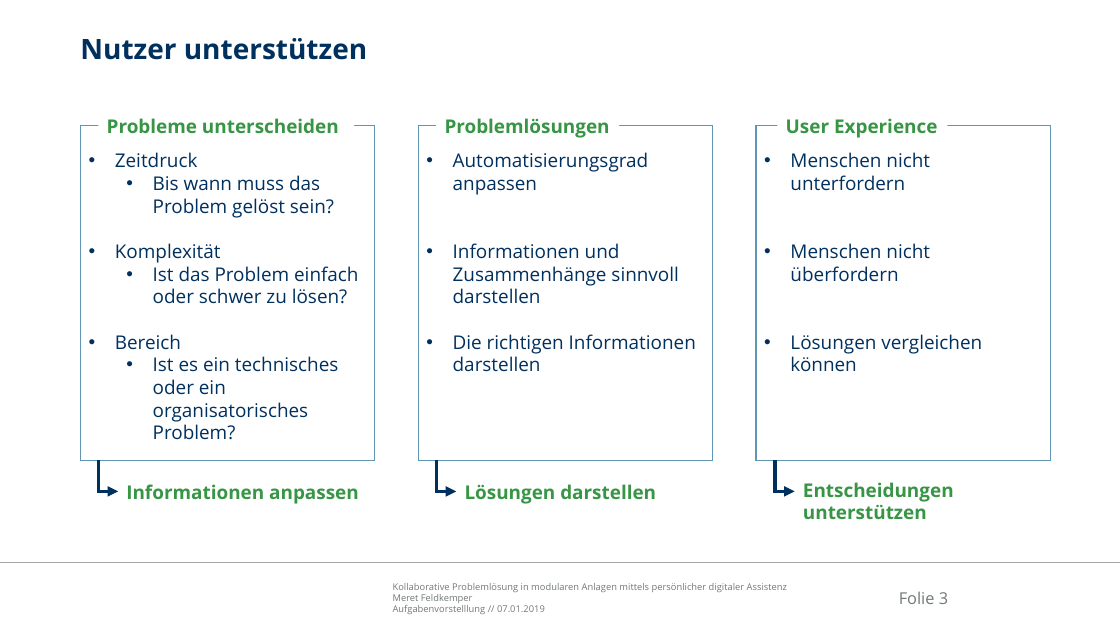
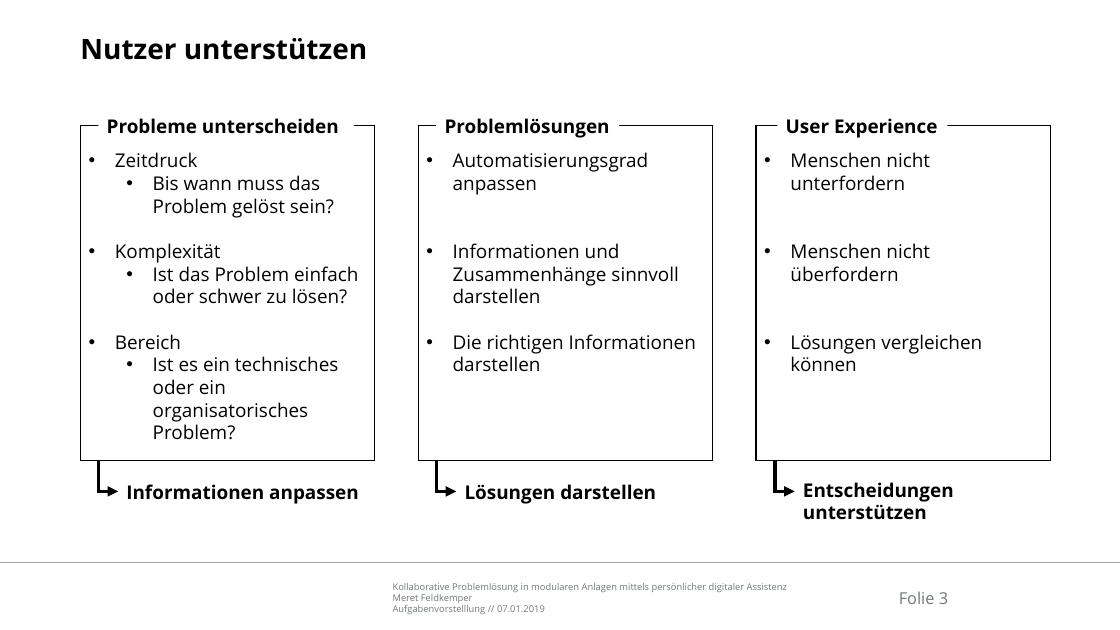
Before and after one commit to Ral3007/Diplomarbeit, a slide deck: slide 3 of Dokumente/Präsentationen/2019-01-24_DA_Feldkemper_Treffen_Krzywinski.pptx. Drawn at 1120x630 pixels with LibreOffice and Linux fonts; fonts in the diff are those of the drawing; background and template pictures are left out. Boxes give left, top, right and bottom in pixels: in the first picture for what was removed or moved away, otherwise in the second. Text is boxed around its words. In the diff, an @@ line names an element or a change of style, - is before the commit and + after.

```diff
--- a/Dokumente/Präsentationen/2019-01-24_DA_Feldkemper_Treffen_Krzywinski.pptx
+++ b/Dokumente/Präsentationen/2019-01-24_DA_Feldkemper_Treffen_Krzywinski.pptx
@@ title "Nutzer unterstützen" at <box>80,38,367,60</box>: text colour #00305E to #000000 @@
@@ text colour #00305E to #000000; outline #6096B3 1 pt to #000000 1 pt in 3 elements at <box>81,126,375,460</box>, <box>756,126,1050,460</box>, <box>418,126,712,460</box> @@
@@ elbow arrow (98, 460) - (118, 492): stroke #00305E 3 pt to #000000 3 pt @@
@@ elbow arrow (437, 460) - (456, 492): stroke #00305E 3 pt to #000000 3 pt @@
@@ elbow arrow (776, 460) - (795, 492): stroke #00305E 3 pt to #000000 3 pt @@
@@ text colour #379545 to #000000 in 6 elements at <box>107,118,339,134</box>, <box>786,118,937,138</box>, <box>126,484,359,504</box>, <box>445,118,610,138</box>, <box>465,484,656,504</box>, <box>803,482,954,520</box> @@
```
Also in this commit, not shown: 1 other slide changed, 4 other files.
